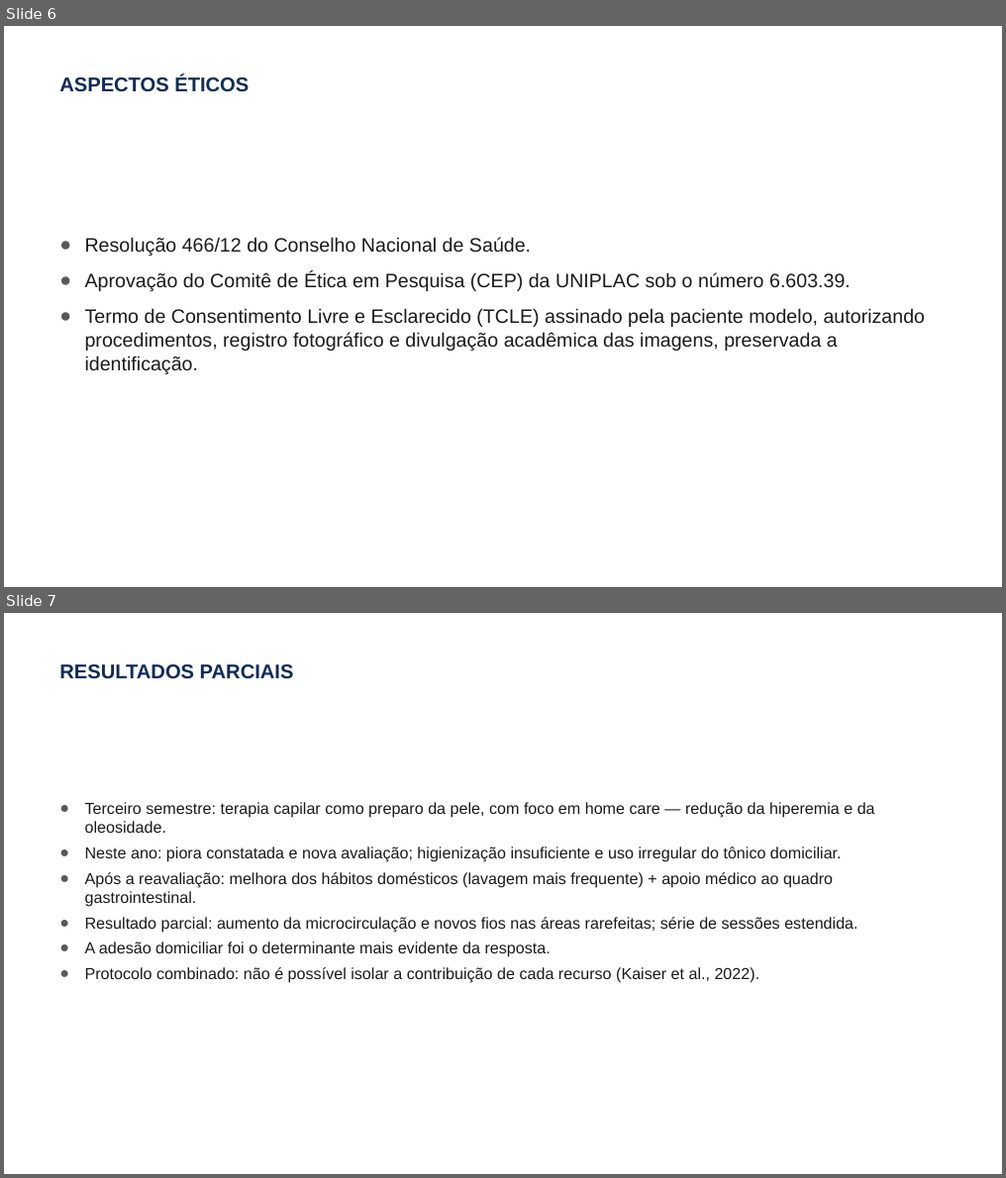
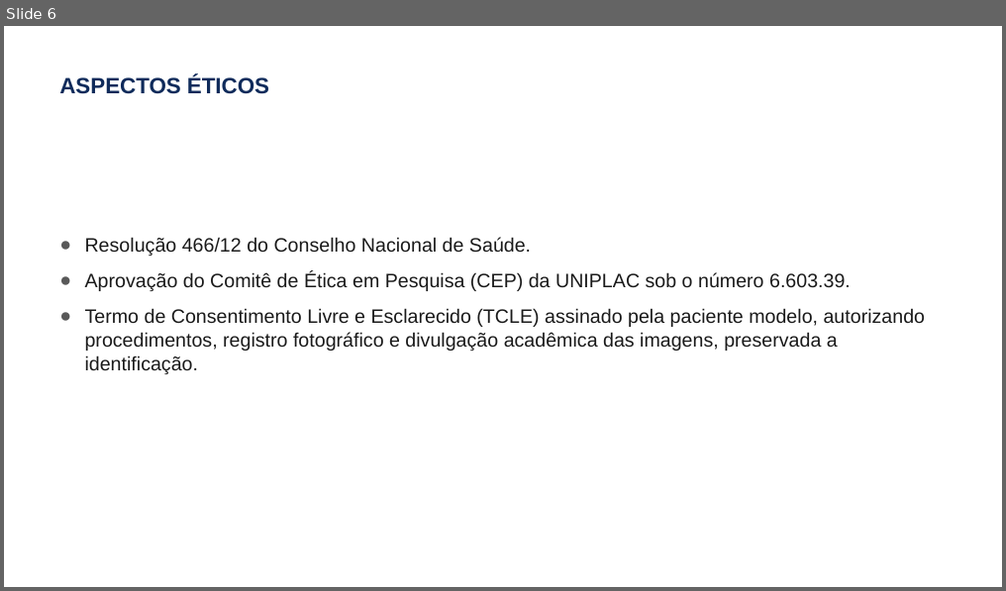
Before and after one commit to elson-vinicius-lopes/uniplac, a slide deck: resultados finais/mostra-cientifica-2026/Mostra-Cientifica-2026-Apresentacao-AAF-H-pylori.pptx. Shown one above the other, each under a label of ours: slides 6 and 7 before the commit, slide 6 after it. The pictures are 1006x1178 and 1006x591 pixels, drawn with LibreOffice and Linux fonts; fonts in the diff are those of the drawing; background and template pictures are left out. Boxes give left, top, right and bottom in pixels: in the first picture for what was removed or moved away, otherwise in the second. Text is boxed around its words. In the diff, an @@ line names an element or a change of style, - is before the commit and + after.

```diff
--- a/resultados finais/mostra-cientifica-2026/Mostra-Cientifica-2026-Apresentacao-AAF-H-pylori.pptx
+++ b/resultados finais/mostra-cientifica-2026/Mostra-Cientifica-2026-Apresentacao-AAF-H-pylori.pptx
@@ slide 7 removed at [4, 613, 1002, 1174], background picture (left out) @@
@@ title removed at [59, 664, 294, 679] @@
-RESULTADOS PARCIAIS
@@ text removed at [85, 802, 875, 983] @@
-● Terceiro semestre: terapia capilar como preparo da pele, com foco em home care — redução da hiperemia e da oleosidade.
-● Neste ano: piora constatada e nova avaliação; higienização insuficiente e uso irregular do tônico domiciliar.
-● Após a reavaliação: melhora dos hábitos domésticos (lavagem mais frequente) + apoio médico ao quadro gastrointestinal.
-● Resultado parcial: aumento da microcirculação e novos fios nas áreas rarefeitas; série de sessões estendida.
-● A adesão domiciliar foi o determinante mais evidente da resposta.
-● Protocolo combinado: não é possível isolar a contribuição de cada recurso (Kaiser et al., 2022).
@@ slide 6 changed as well @@
@@ title "ASPECTOS ÉTICOS" at [59, 76, 269, 94]: size 14.4 to 16 pt @@
```
Also in this commit, not shown: 7 other slides changed, 1 slide added, 1 other slide removed, 27 other files.
